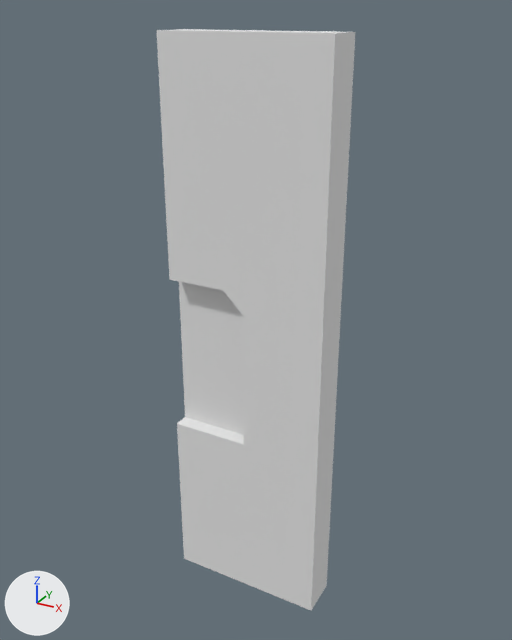
Renders of the OBJ model Assets/Models/Tiles/tile_wall_window_l.obj from each side of a commit.
Rendered twice from a camera (50 mm lens) standing at (1.87, -3.98, 3.6) and looking at (-0.02, -0.56, 1.89). Arrows for +X, +Y and +Z are at lower left; the lights stay in place. The picture after the commit comes second. Where no turn or scale is listed for an object, it has been applied to the vertices.

Names of what the first picture shows: 'wall', 'window'.
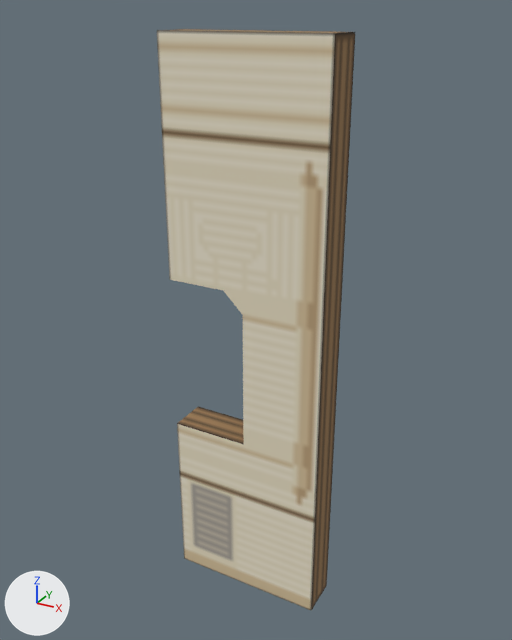
Boxes (x1, y1, x2, y2) around the edits, measured in the pictures (512 x 640 px):
'wall', surface changed
    both: (157, 29, 355, 610)
'window', deleted
    before: (179, 282, 243, 435)

The change, as a diff of the scene's bpy script:
```diff
--- a/Assets/Models/Tiles/tile_wall_window_l.obj.py
+++ b/Assets/Models/Tiles/tile_wall_window_l.obj.py
@@ img_tex_tiles_atlas_png @@
+img_tex_tiles_atlas_png = load_image('tex_tiles_atlas.png', 'tex_tiles_atlas.png', 256, 256, 'sRGB')
@@ mat_m_b6135401_9f3d_de91_2239_2e88757eb5ac @@
 mat_m_b6135401_9f3d_de91_2239_2e88757eb5ac = principled_material('m_b6135401-9f3d-de91-2239-2e88757eb5ac')
-mat_m_b6135401_9f3d_de91_2239_2e88757eb5ac.base_color = (0.8, 0.8, 0.8)  # white #e7e7e7
+mat_m_b6135401_9f3d_de91_2239_2e88757eb5ac.texture = img_tex_tiles_atlas_png
 mat_m_b6135401_9f3d_de91_2239_2e88757eb5ac.roughness = 1.0
@@ ob_window @@
-ob_window = bpy.data.objects.new('window', me_window)
-ob_window.location = (0.0, 0.0, 0.0)
```
